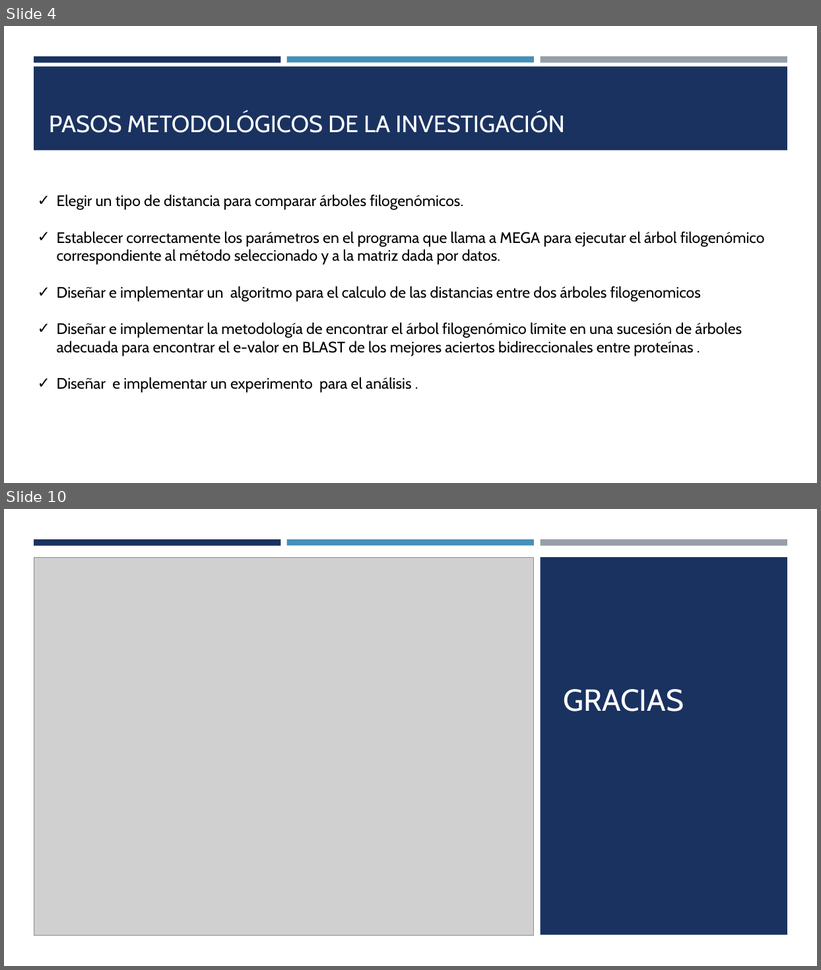
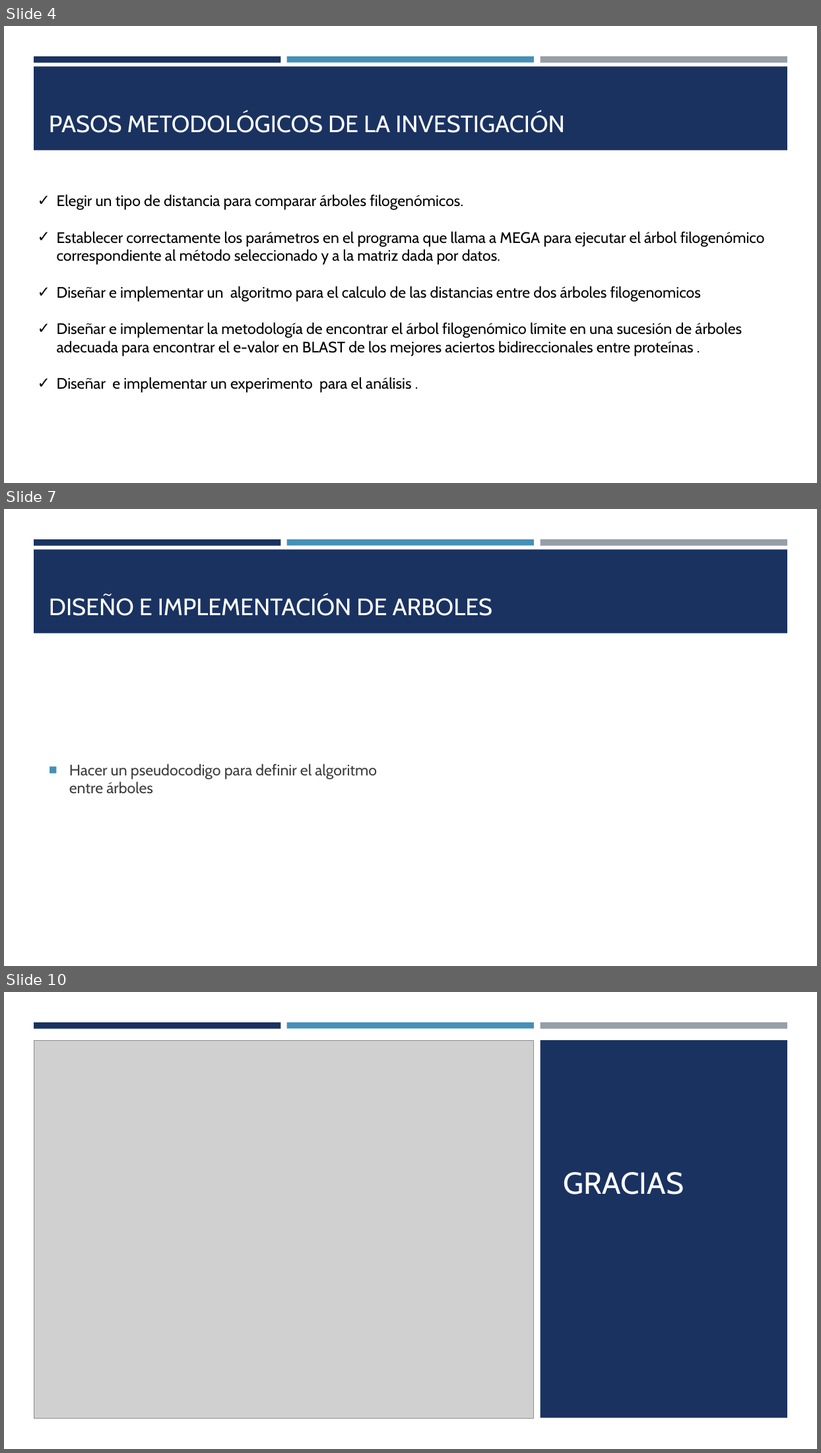
Before and after one commit to Vitali22/tesis, a slide deck: DocumentosTesina/Presentación.pptx. Shown one above the other, each under a label of ours: slides 4 and 10 before the commit, slides 4, 7 and 10 after it; the slides between them are not shown. The pictures are 821x970 and 821x1453 pixels, drawn with LibreOffice and Linux fonts; fonts in the diff are those of the drawing; grey boxes stand for pictures. Boxes give left, top, right and bottom in pixels: in the first picture for what was removed or moved away, otherwise in the second. Text is boxed around its words. In the diff, an @@ line names an element or a change of style, - is before the commit and + after.

```diff
--- a/DocumentosTesina/Presentación.pptx
+++ b/DocumentosTesina/Presentación.pptx
@@ slide 7 added at (4,509,817,966), background #FFFFFF; not listed: 4 template elements that a slide beside it also shows @@
@@ title added at (49,595,493,616), 28 pt, text #FFFFFF @@
+DISEÑO E IMPLEMENTACIÓN DE ARBOLES
@@ text added at (69,764,377,794), 18 pt, text #3D3D3D @@
+■ Hacer un pseudocodigo para definir el algoritmo entre árboles
```
Also in this commit, not shown: 1 slide changed, 3 other slides added, 4 slides removed, 7 other files.
